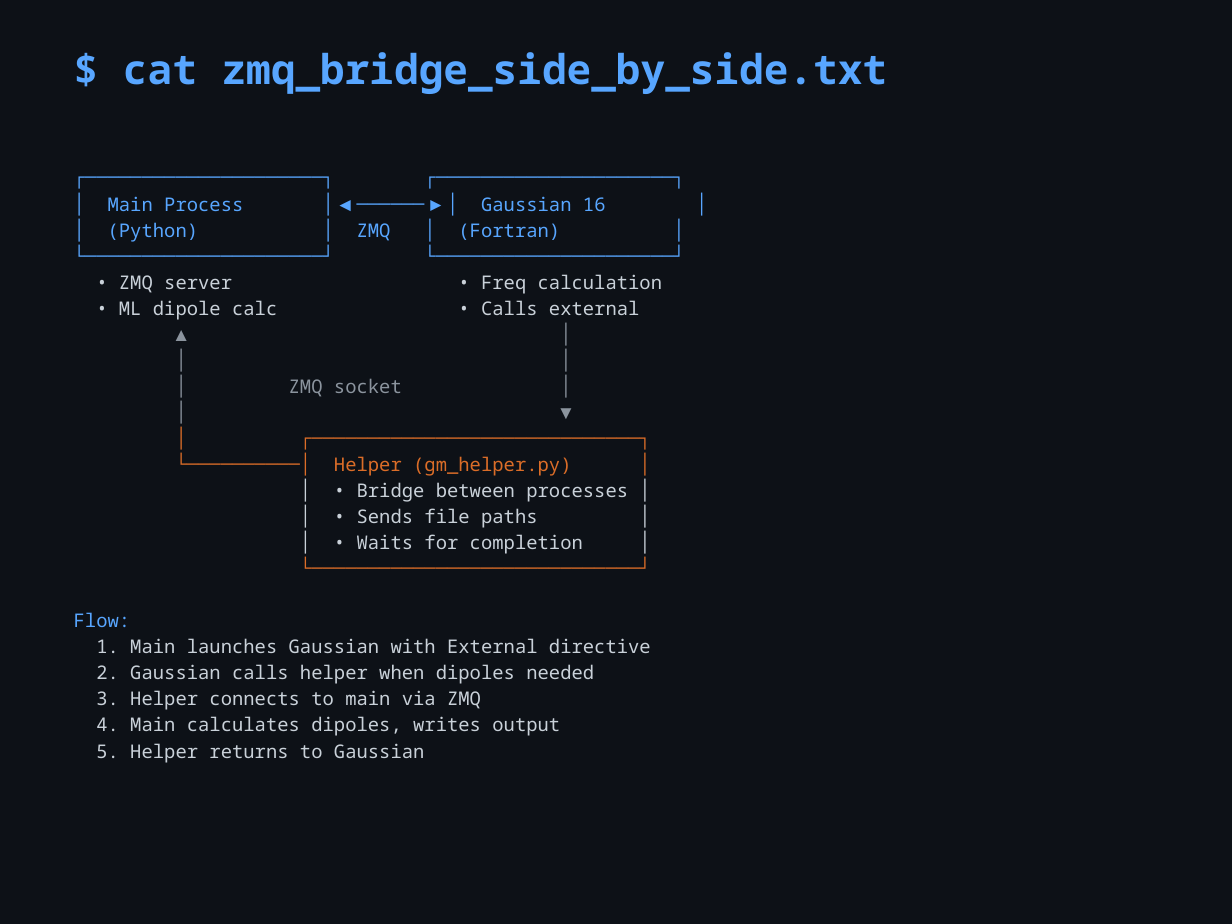
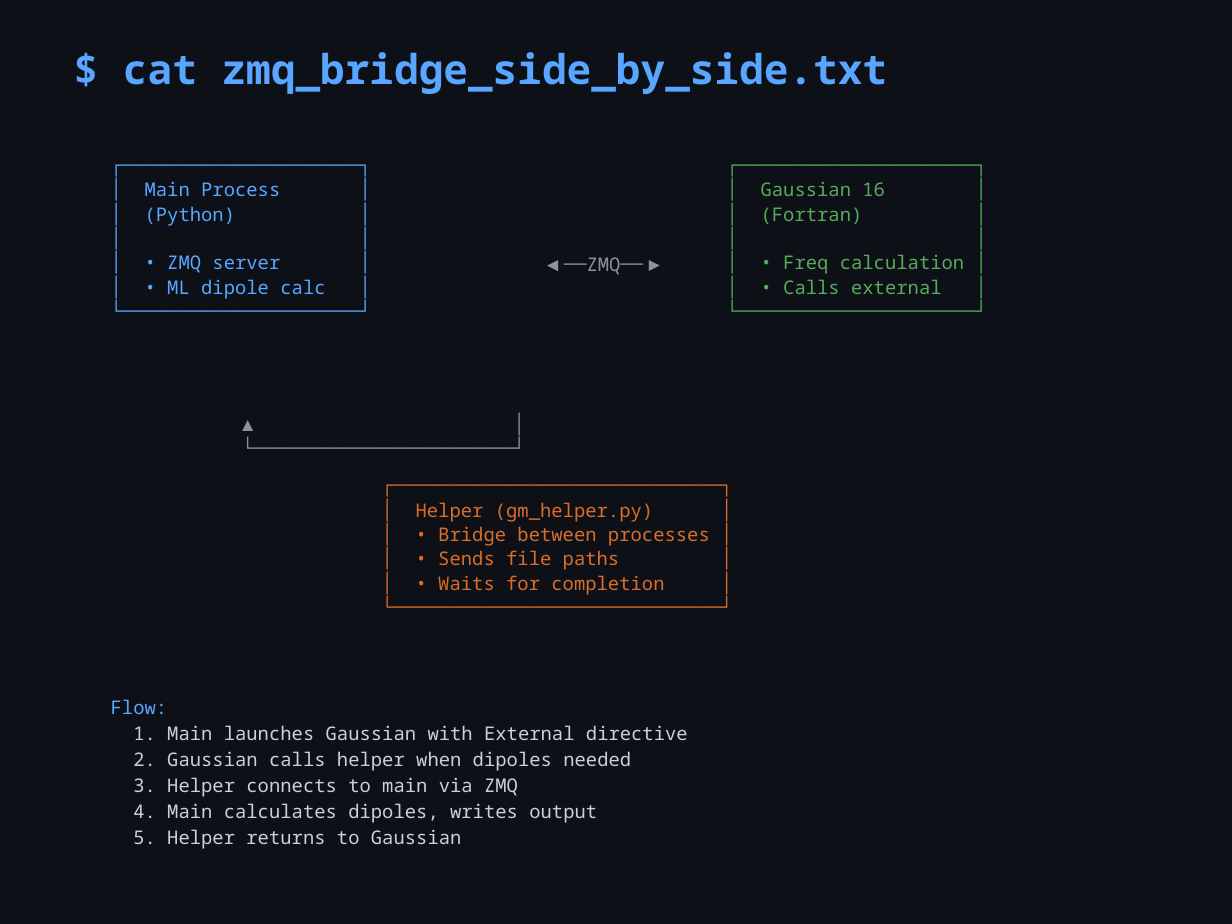
Before and after one commit to mott91/mace_gaussian_interface, a slide deck: slide 2 of presentation/test_zmq_diagrams.pptx. Drawn at 1232x924 pixels with LibreOffice and Linux fonts; fonts in the diff are those of the drawing. Boxes give left, top, right and bottom in pixels: in the first picture for what was removed or moved away, otherwise in the second. Text is boxed around its words. In the diff, an @@ line names an element or a change of style, - is before the commit and + after.

```diff
--- a/presentation/test_zmq_diagrams.pptx
+++ b/presentation/test_zmq_diagrams.pptx
@@ text "┌─────────────────────┐" moved from (x1=74, y1=196, x2=662, y2=763) to (x1=145, y1=181, x2=325, y2=299) @@
@@ text "┌─────────────────────┐" at (x1=145, y1=181, x2=325, y2=299): text colour #8B949E to #58A6FF in "│ │"; less space between paragraphs @@
@@ text at (x1=145, y1=181, x2=280, y2=226): text changed @@
-┌─────────────────────┐ ┌─────────────────────┐
-│ Main Process │◀──────▶│ Gaussian 16 │
-│ (Python) │ ZMQ │ (Fortran) │
-└─────────────────────┘ └─────────────────────┘
-• ZMQ server • Freq calculation
-• ML dipole calc • Calls external
-▲ │
+┌─────────────────────┐
+│ Main Process │
+│ (Python) │
@@ text added at (x1=761, y1=182, x2=964, y2=294), 11 pt, text #57AB5A @@
+┌─────────────────────┐
+│ Gaussian 16 │
+│ (Fortran) │
+│ │
+│ • Freq calculation │
+│ • Calls external │
+└─────────────────────┘
@@ text at (x1=167, y1=255, x2=325, y2=299): text changed; text colour #C9D1D9 to #58A6FF @@
-│ ZMQ socket │
-│ ▼
-│ ┌─────────────────────────────┐
-└──────────│ Helper (gm_helper.py) │
-│ • Bridge between processes │
-│ • Sends file paths │
-│ • Waits for completion │
-└─────────────────────────────┘
-Flow:
-1. Main launches Gaussian with External directive
-2. Gaussian calls helper when dipoles needed
-3. Helper connects to main via ZMQ
-4. Main calculates dipoles, writes output
-5. Helper returns to Gaussian
+│ • ZMQ server │
+│ • ML dipole calc │
+└─────────────────────┘
@@ text added at (x1=541, y1=257, x2=665, y2=275), 11 pt, text #8B949E @@
+◀──ZMQ──▶
@@ text added at (x1=185, y1=407, x2=986, y2=480), 11 pt, text #8B949E @@
+▲ │
+└───────────────────────┘
@@ text added at (x1=416, y1=502, x2=710, y2=595), 11 pt, text #DB6D28 @@
+┌─────────────────────────────┐
+│ Helper (gm_helper.py) │
+│ • Bridge between processes │
+│ • Sends file paths │
+│ • Waits for completion │
+└─────────────────────────────┘
@@ text added at (x1=111, y1=699, x2=688, y2=849), 11 pt, text #C9D1D9 @@
+Flow:
+1. Main launches Gaussian with External directive
+2. Gaussian calls helper when dipoles needed
+3. Helper connects to main via ZMQ
+4. Main calculates dipoles, writes output
+5. Helper returns to Gaussian
```
Also in this commit, not shown: 1 other file.
